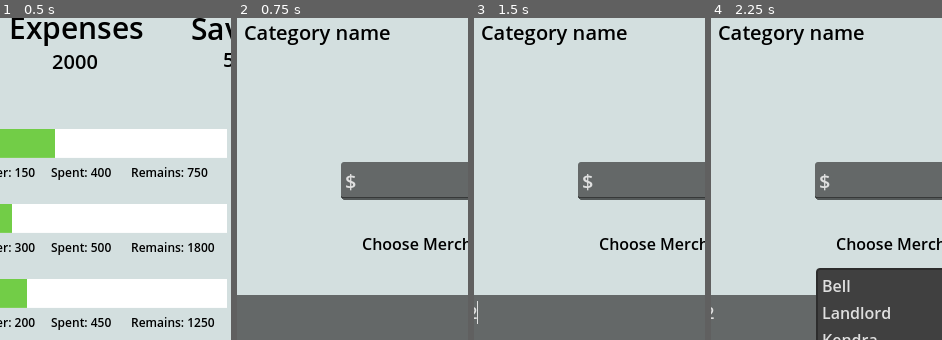
Above: before the commit, frames 1-4 (left to right).
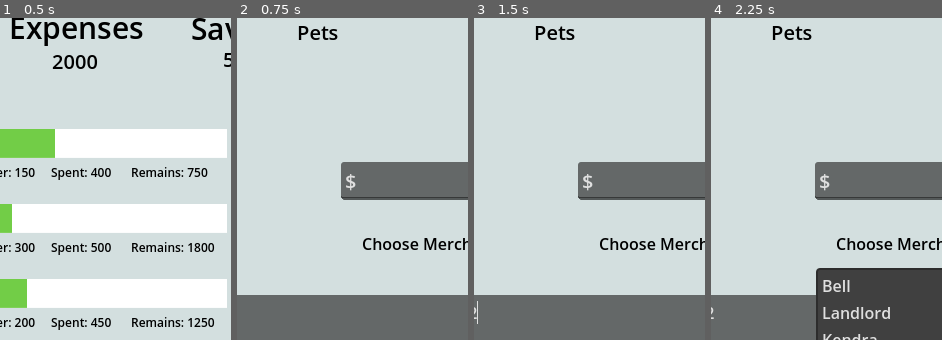
Above: after the commit, the same moments.

Repository: EthannYakabuski/BudgetApp
Game: Godot game, scene res://add_main_category.tscn
Same seed, same stepped clock (60 frames per second), same inputs: the game is played once before the commit and once after it.
Inputs (mouse positions are % of the whole screen's width and height, from its top left):
- Up to frame 1 (0.5 s): no input
- Up to frame 2 (0.75 s): click (93, 21) at 0.52 s
- Up to frame 3 (1.5 s): click (62, 54) at 1.27 s; type "12" at 1.35 s
- Up to frame 4 (2.25 s): click "Choose Merchant" at 2 s
The pictures show only the part of the screen within x 33-83%, y 1-51%; the shares and areas given below are measured in that part.

Frame 1 is identical in both runs. In frame 2, 1.5% of the frame differs, in the area x 3-67%, y 2-9%; in frame 3, 1.5%; in frame 4, 1.5%.

Commit message:
dynamically load the category name on transaction scene

Diff:
--- a/add_main_category.gd
+++ b/add_main_category.gd
@@ -87,6 +87,22 @@
 	print("adding transaction")
 	var transScene = transaction_scene.instantiate()
 	clearUI()
+	#find category name
+	var categoryName = ""
+	var json = JSON.new()
+	#get the existing data
+	var existingData = json.parse(categoryData)
+	var finalData = json.get_data()
+	#access the categories space of the data
+	var categories = finalData["categories"]
+	#find the category that needs to be updated
+	var amountTraversed = 0
+	var indexToFind = int(categoryIndex)
+	for category in categories:
+		if(amountTraversed == int(indexToFind-1)):
+			print("updating name")
+			categoryName = category.name
+		amountTraversed = amountTraversed + 1
 	$IncomeLabel.visible = false
 	$ExpensesLabel.visible = false
 	$SavingsLabel.visible = false
@@ -94,6 +110,8 @@
 	$ExpensesLabel/ExpenseAmountLabel.visible = false
 	$SavingsLabel/SavingsAmountLabel.visible = false
 	add_child(transScene)
+	var categoryLabel = transScene.get_node("CategoryLabel")
+	categoryLabel.text = categoryName
 
 #draws the title amounts
 func drawTitleAmounts():
